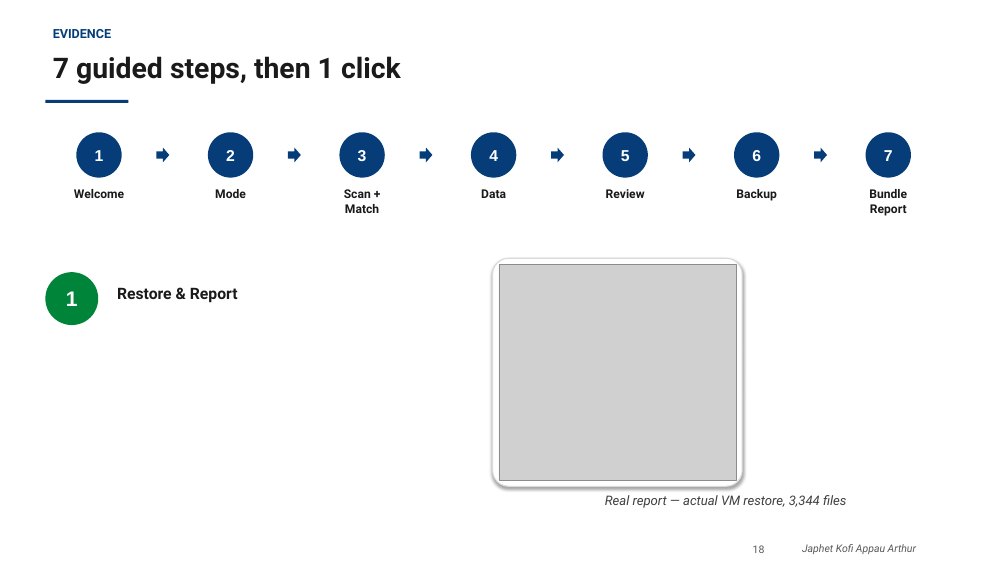
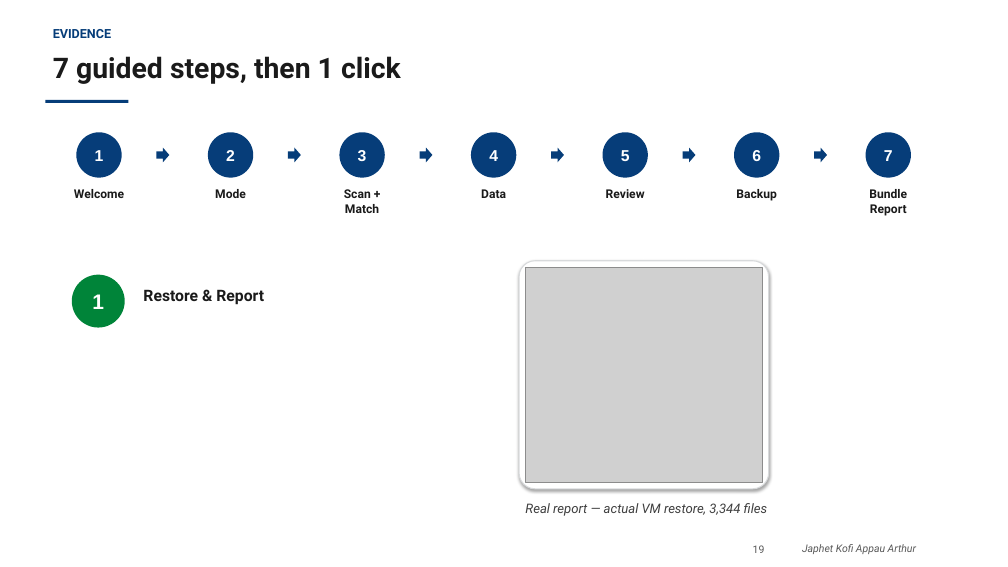
Before and after one commit to PenCoder/full-auto-migration, a slide deck: slide 19 of docs/presentation/Migration_Wizard_Praktikum_Presentation.pptx (slide 18 before the commit). Drawn at 1008x567 pixels with LibreOffice and Linux fonts; fonts in the diff are those of the drawing; grey boxes stand for pictures; background and template pictures are left out. Boxes give left, top, right and bottom in pixels: in the first picture for what was removed or moved away, otherwise in the second. Text is boxed around its words. In the diff, an @@ line names an element or a change of style, - is before the commit and + after.

Commit message:
Add real side-by-side POC vs current-app screenshot slide
Both screenshots are live captures (not mockups) -- POC launched from
its own venv, current app from this project's. New slide inserted
after the existing POC slide, in the Idea section.

```diff
--- a/docs/presentation/Migration_Wizard_Praktikum_Presentation.pptx
+++ b/docs/presentation/Migration_Wizard_Praktikum_Presentation.pptx
@@ 1 picture, 1 text, 1 ellipse, 1 rounded rectangle moved together from (x1=45, y1=259, x2=743, y2=487) to (x1=72, y1=261, x2=769, y2=489) @@
@@ text "Real report — actual VM ..." moved from (x1=605, y1=495, x2=846, y2=508) to (x1=525, y1=503, x2=767, y2=516) @@
@@ page number at (x1=753, y1=545, x2=765, y2=553): text changed @@
-18
+19
```
Also in this commit, not shown: 1 other slide changed, 1 slide added, 3 other files.
